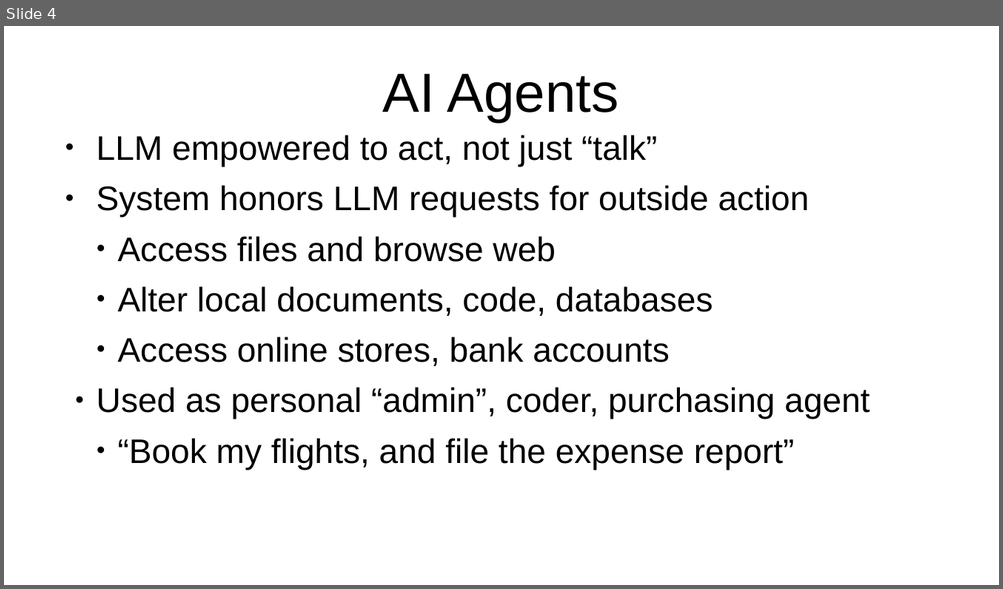
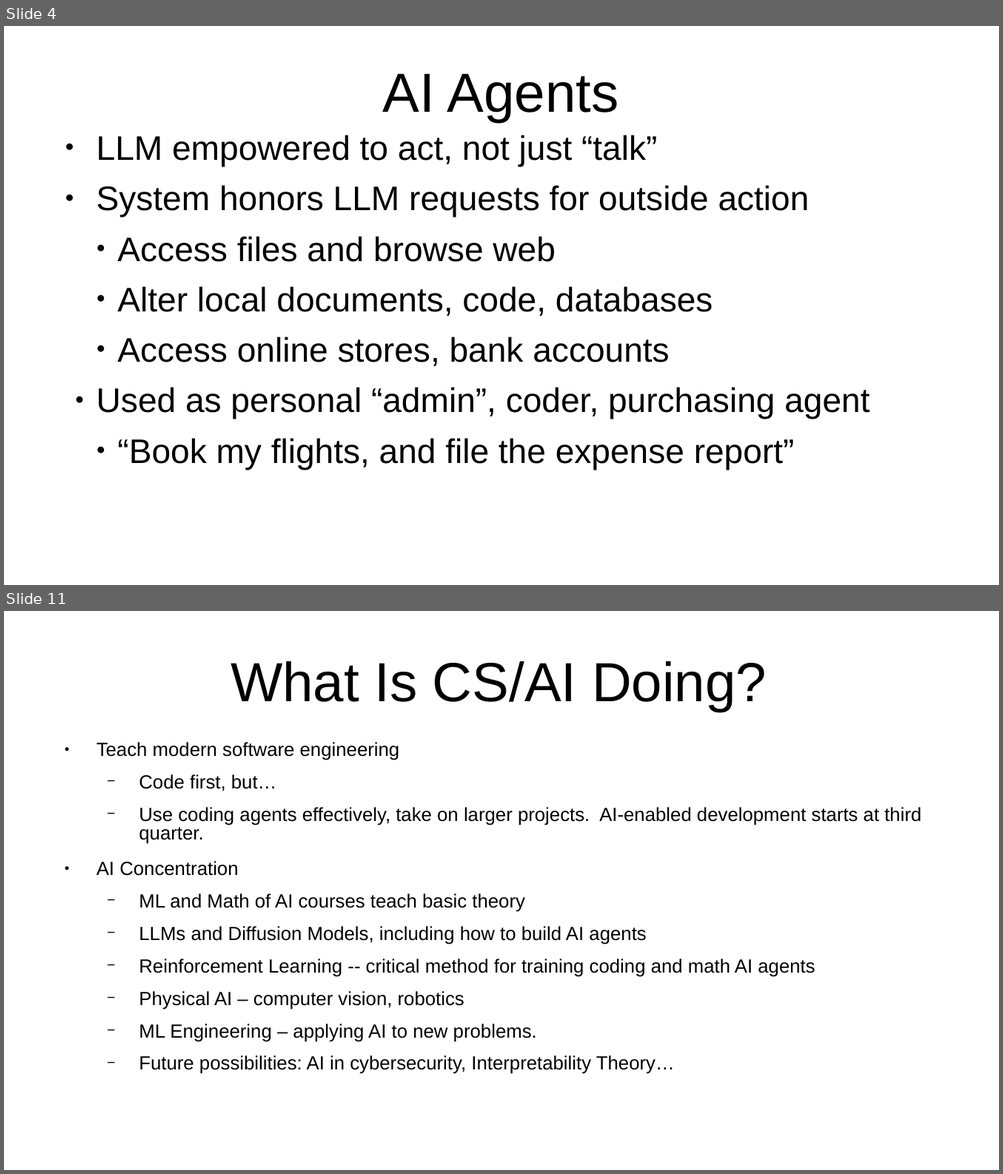
Before and after one commit to ClintStaley/AITalks, a slide deck: UATX/AIUpdate26.pptx. Shown one above the other, each under a label of ours: slide 4 before the commit, slides 4 and 11 after it; the slides between them are not shown. The pictures are 1003x589 and 1003x1174 pixels, drawn with LibreOffice and Linux fonts; fonts in the diff are those of the drawing. Boxes give left, top, right and bottom in pixels: in the first picture for what was removed or moved away, otherwise in the second. Text is boxed around its words. In the diff, an @@ line names an element or a change of style, - is before the commit and + after.

```diff
--- a/UATX/AIUpdate26.pptx
+++ b/UATX/AIUpdate26.pptx
@@ slide 11 added at bbox=[4, 611, 999, 1170], background #FFFFFF @@
@@ title added at bbox=[230, 661, 766, 712], 44 pt, text #000000 @@
+What Is CS/AI Doing?
@@ text added at bbox=[96, 742, 921, 1074], 15.2 pt, text #000000 @@
+● Teach modern software engineering
+  − Code first, but…
+  − Use coding agents effectively, take on larger projects. AI-enabled development starts at third quarter.
+● AI Concentration
+  − ML and Math of AI courses teach basic theory
+  − LLMs and Diffusion Models, including how to build AI agents
+  − Reinforcement Learning -- critical method for training coding and math AI agents
+  − Physical AI – computer vision, robotics
+  − ML Engineering – applying AI to new problems.
+  − Future possibilities: AI in cybersecurity, Interpretability Theory…
```
Also in this commit, not shown: 6 slides changed, 1 other slide added.
